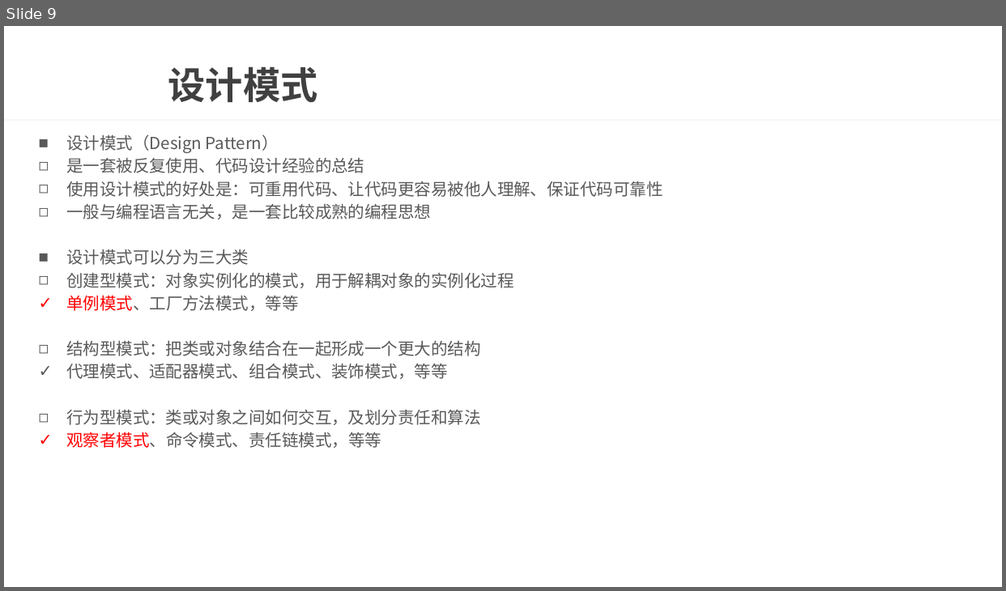
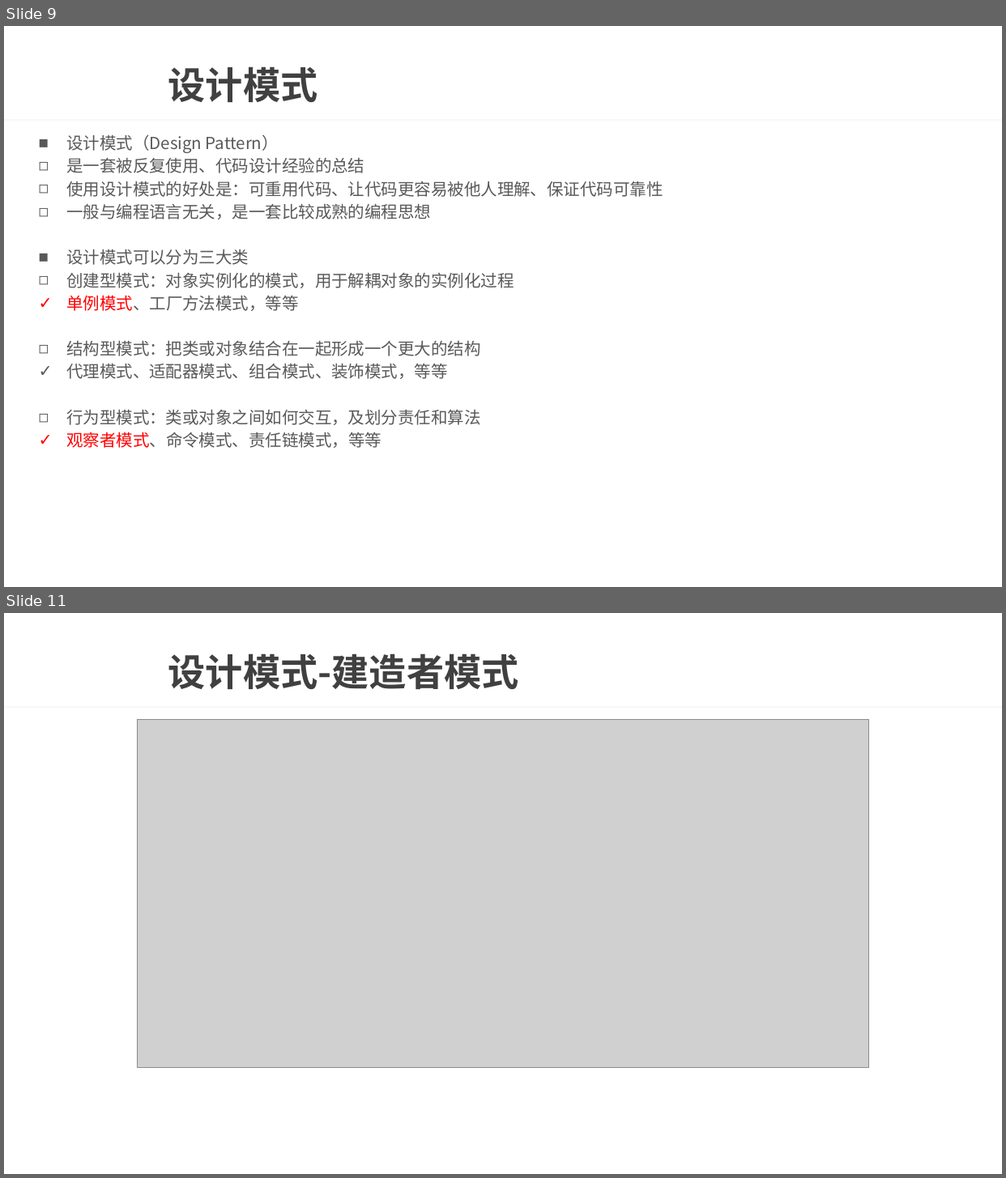
Before and after one commit to wtj900/wtj900.github.io, a slide deck: file/面试文档/07-设计模式与架构.pptx. Shown one above the other, each under a label of ours: slide 9 before the commit, slides 9 and 11 after it; the slides between them are not shown. The pictures are 1006x591 and 1006x1178 pixels, drawn with LibreOffice and Linux fonts; fonts in the diff are those of the drawing; grey boxes stand for pictures; background and template pictures are left out. Boxes give left, top, right and bottom in pixels: in the first picture for what was removed or moved away, otherwise in the second. Text is boxed around its words. In the diff, an @@ line names an element or a change of style, - is before the commit and + after.

Commit message:
设计模式

```diff
--- a/file/面试文档/07-设计模式与架构.pptx
+++ b/file/面试文档/07-设计模式与架构.pptx
@@ slide 11 added at [4,613,1002,1174], background picture (left out); not listed: 1 template element that a slide beside it also shows @@
@@ title added at [168,653,519,689], 36 pt, text #404040, bold @@
+设计模式-建造者模式
@@ picture added at [138,719,868,1067] @@
```
Also in this commit, not shown: 6 other slides added, 2 other files.
